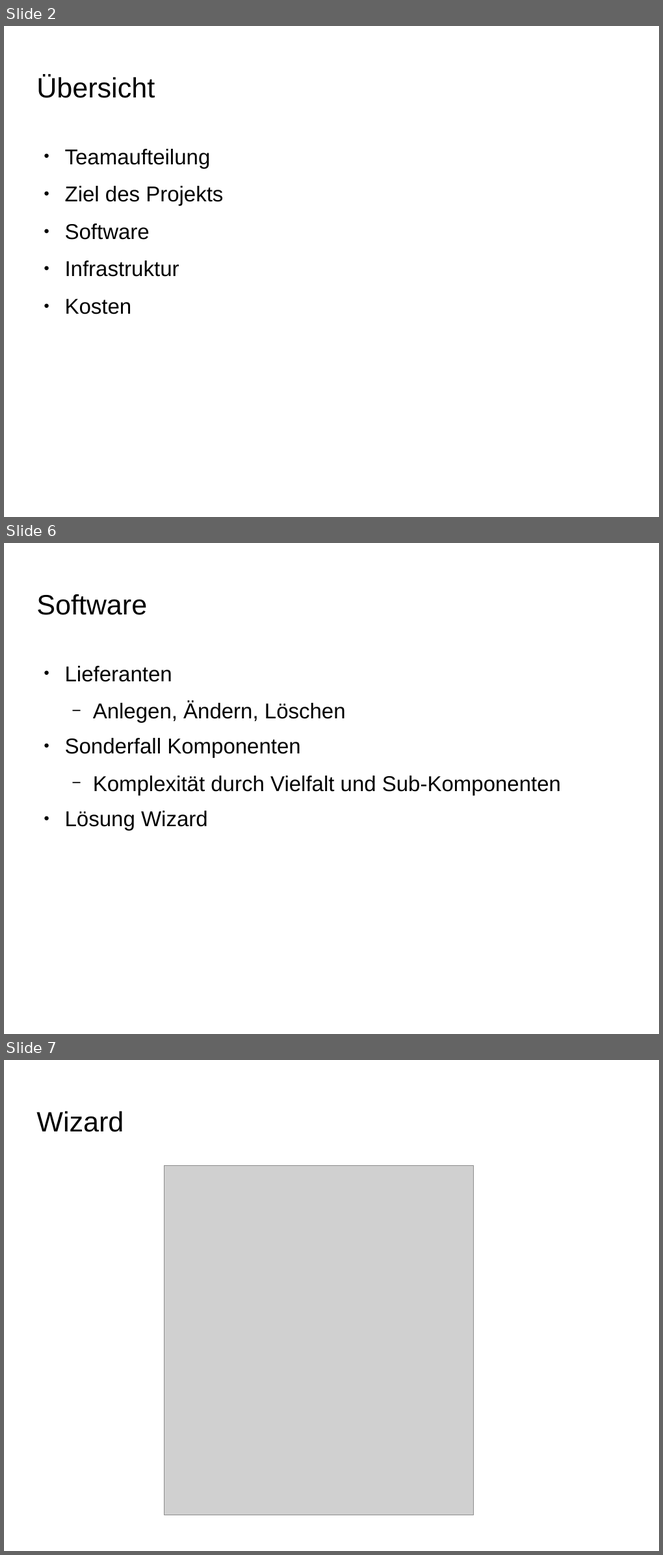
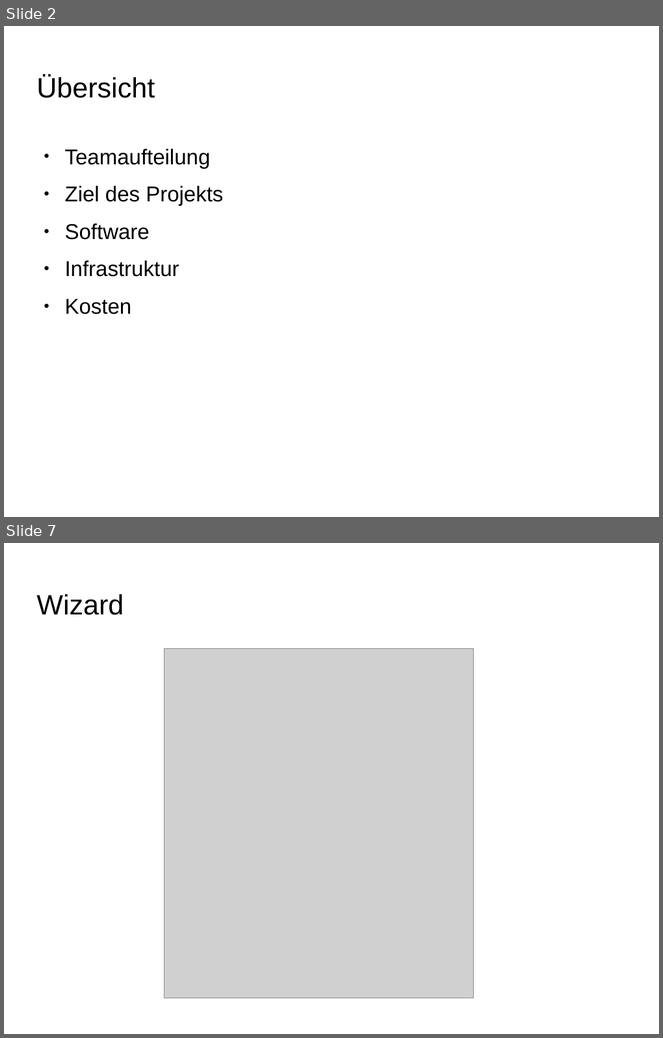
Before and after one commit to Projekt-IFA11D/components, a slide deck: organisation/presentation/finale_praesentation.odp. Shown one above the other, each under a label of ours: slides 2, 6 and 7 before the commit, slides 2 and 7 after it; the slides between them are not shown. The pictures are 663x1555 and 663x1038 pixels, drawn with LibreOffice and Linux fonts; fonts in the diff are those of the drawing; grey boxes stand for pictures; background and template pictures are left out. Boxes give left, top, right and bottom in pixels: in the first picture for what was removed or moved away, otherwise in the second. Text is boxed around its words. In the diff, an @@ line names an element or a change of style, - is before the commit and + after.

```diff
--- a/organisation/presentation/finale_praesentation.odp
+++ b/organisation/presentation/finale_praesentation.odp
@@ slide 6 removed at [4, 543, 659, 1034], background picture (left out) @@
@@ title removed at [36, 594, 147, 615] @@
-Software
@@ text removed at [65, 666, 561, 830] @@
-● Lieferanten
-  − Anlegen, Ändern, Löschen
-● Sonderfall Komponenten
-  − Komplexität durch Vielfalt und Sub-Komponenten
-● Lösung Wizard
```
Also in this commit, not shown: 6 slides changed, 3 slides added.
